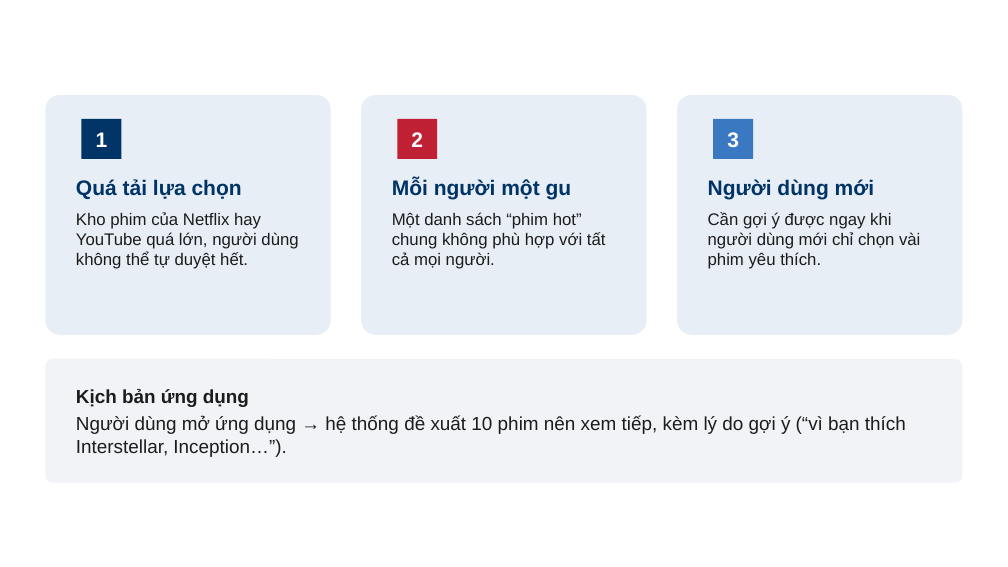
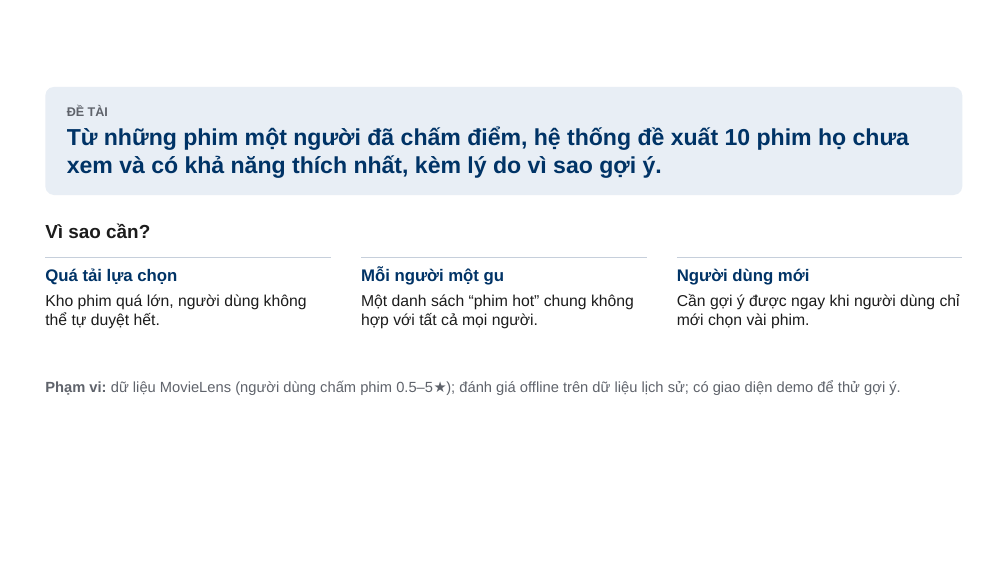
Before and after one commit to DucanhDaniel/he-goi-y, a slide deck: slide 3 of slides/Gioi_thieu_de_tai_He_goi_y_phim_HUST.pptx. Drawn at 1008x567 pixels with LibreOffice and Linux fonts; fonts in the diff are those of the drawing; background and template pictures are left out. Boxes give left, top, right and bottom in pixels: in the first picture for what was removed or moved away, otherwise in the second. Text is boxed around its words. In the diff, an @@ line names an element or a change of style, - is before the commit and + after.

```diff
--- a/slides/Gioi_thieu_de_tai_He_goi_y_phim_HUST.pptx
+++ b/slides/Gioi_thieu_de_tai_He_goi_y_phim_HUST.pptx
@@ rounded rectangle added at (45, 87, 963, 195), fill #E8EEF5, 22 pt, text #003366, bold @@
+ĐỀ TÀI
+Từ những phim một người đã chấm điểm, hệ thống đề xuất 10 phim họ chưa xem và có khả năng thích nhất, kèm lý do vì sao gợi ý.
@@ rounded rectangle removed at (45, 95, 330, 335) @@
@@ text at (67, 106, 108, 119): text changed @@
-Bối cảnh và động lực
+Mục tiêu của đề tài
@@ rectangle removed at (82, 119, 122, 159) @@
-1
@@ rounded rectangle removed at (361, 95, 647, 335) @@
@@ rectangle removed at (397, 119, 437, 159) @@
-2
@@ rounded rectangle removed at (678, 95, 963, 335) @@
@@ rectangle removed at (713, 119, 753, 159) @@
-3
@@ text added at (45, 223, 150, 238), 18 pt, text #1C1C1C, bold @@
+Vì sao cần?
@@ text at (45, 268, 177, 285): size 20 to 16 pt in "Quá tải lựa chọn"; less space between paragraphs @@
@@ text "Quá tải lựa chọn": place and size @@
-text "Quá tải lựa chọn" at (76, 179, 298, 269)
+text "Quá tải lựa chọn" at (45, 268, 307, 329)
@@ line added from (45, 257) to (331, 257), #C6CFDB 0.75 pt @@
@@ text at (361, 267, 504, 285): size 20 to 16 pt in "Mỗi người một gu"; less space between paragraphs @@
@@ text "Mỗi người một gu": place and size @@
-text "Mỗi người một gu" at (392, 179, 606, 269)
+text "Mỗi người một gu" at (361, 267, 634, 329)
@@ line added from (361, 257) to (647, 257), #C6CFDB 0.75 pt @@
@@ text at (677, 268, 809, 285): size 20 to 16 pt in "Người dùng mới"; less space between paragraphs @@
@@ text "Người dùng mới": place and size @@
-text "Người dùng mới" at (708, 179, 920, 269)
+text "Người dùng mới" at (677, 268, 960, 329)
@@ line added from (677, 257) to (963, 257), #C6CFDB 0.75 pt @@
@@ text at (45, 294, 307, 329): text changed; size 16 to 15 pt @@
-Kho phim của Netflix hay YouTube quá lớn, người dùng không thể tự duyệt hết.
+Kho phim quá lớn, người dùng không thể tự duyệt hết.
@@ text at (361, 294, 634, 329): text changed; size 16 to 15 pt @@
-Một danh sách “phim hot” chung không phù hợp với tất cả mọi người.
+Một danh sách “phim hot” chung không hợp với tất cả mọi người.
@@ text at (677, 294, 960, 329): text changed; size 16 to 15 pt @@
-Cần gợi ý được ngay khi người dùng mới chỉ chọn vài phim yêu thích.
+Cần gợi ý được ngay khi người dùng chỉ mới chọn vài phim.
@@ rounded rectangle removed at (45, 359, 963, 483) @@
@@ text added at (45, 380, 900, 395), 14 pt, text #5F636B @@
+Phạm vi: dữ liệu MovieLens (người dùng chấm phim 0.5–5★); đánh giá offline trên dữ liệu lịch sử; có giao diện demo để thử gợi ý.
@@ text removed at (76, 389, 906, 457) @@
-Kịch bản ứng dụng
-Người dùng mở ứng dụng → hệ thống đề xuất 10 phim nên xem tiếp, kèm lý do gợi ý (“vì bạn thích Interstellar, Inception…”).
```
Also in this commit, not shown: 10 other slides changed, 1 slide added, 2 slides removed, 8 other files.
